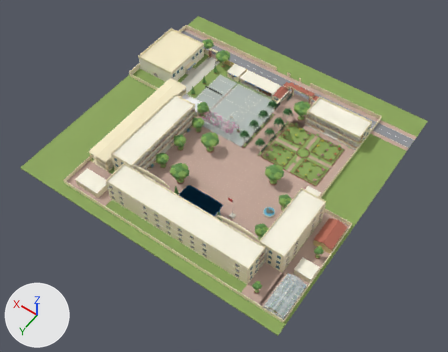
The glTF model public/models/an-duong-school.glb as it was, and as the next commit left it.
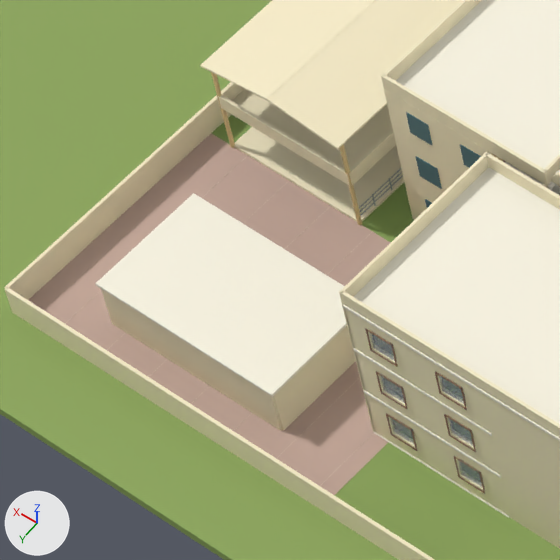
The first picture shows the older version from a 50 mm lens placed at (-91.2, 140.8, 206.6), pointed at (4.8, 6.3, -4.7). The close-ups show the older and then the newer version on the part from 14% to 30% of the width and 41% to 61% of the height of that picture. Only the edits that show in the close-ups are written down. Every picture has the same lights, and +X, +Y and +Z are marked at lower left. Where no turn or scale is listed for an object, it has been applied to the vertices. Vertices at exactly the same position are counted once.

Names of what the first close-up shows: 'Campus_cream', 'Campus_grass', 'Campus_tile', 'Campus_trim', 'Campus_wall', 'Campus_window', 'Campus_wood' and 8 more.
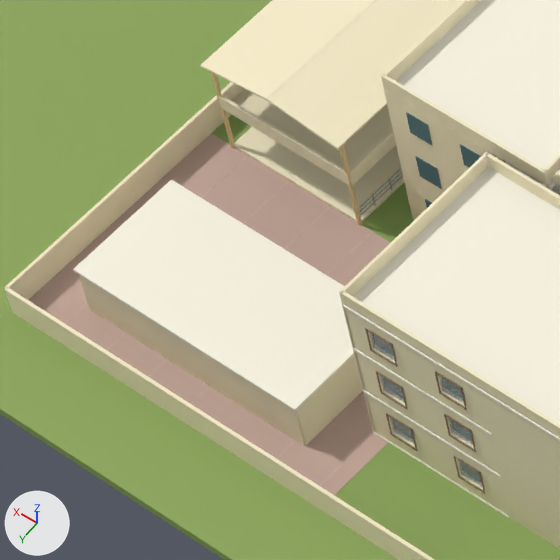
What changed in the scene script:
```text
Change me_unit_box_trim:
    used by ob_campus_trim; location = (10.79, 0.87, 6.83)
    remove me_unit_box_trim.from_pydata(...)  # 37165 vertices, 67004 faces; spans x -63.7..63.7, y -49.8..49.8, z -6.9..6.9
    add me_unit_box_trim.from_pydata(...)  # 38237 vertices, 69220 faces; spans x -63.7..63.7, y -49.8..49.8, z -6.9..6.9
    me_unit_box_trim part 3: a new loose piece, a box spanning x 25.41..41.01, y 40.43..47.83, z -3.57..-3.39, in mat_trim (pale yellow #faf6e3)
    other edits to the shape of me_unit_box_trim do not show in these pictures
Change me_unit_box_cream:
    where me_unit_box_cream.from_pydata(...)  # 61152 vertices, 121232 faces; spans x -64.2..64.2, y -54.8..54.8, z -6.9..6.9
    used by ob_campus_cream; location = (11.08, -3.7, 6.85)
    me_unit_box_cream part 1: the loose piece of 8 vertices spanning x 26.9..38.9, y 52.1..52.3, z -6.9..-3.6 is scaled about its middle by (1.27, 1, 1)
    me_unit_box_cream part 2: the loose piece of 8 vertices spanning x 26.8..27.0, y 45.2..52.2, z -6.9..-3.6 is moved by (-1.6, 0.0, 0.0)
```

Location of each change, [x1, y1, x2, y2] in pixels of the close-ups (560 x 560 px; the box of a moved part takes in the faces that stretch with it):
'Campus_trim', reshaped
    before: [95, 0, 560, 518]
    after: [73, 0, 560, 518]
part 1 of me_unit_box_cream, moved or reshaped
    before: [101, 289, 282, 431]
    after: [79, 275, 305, 445]
part 2 of me_unit_box_cream, moved or reshaped
    before: [273, 326, 356, 431]
    after: [296, 356, 363, 445]
part 3 of me_unit_box_trim, added (pale yellow)
    after: [73, 180, 354, 412]
